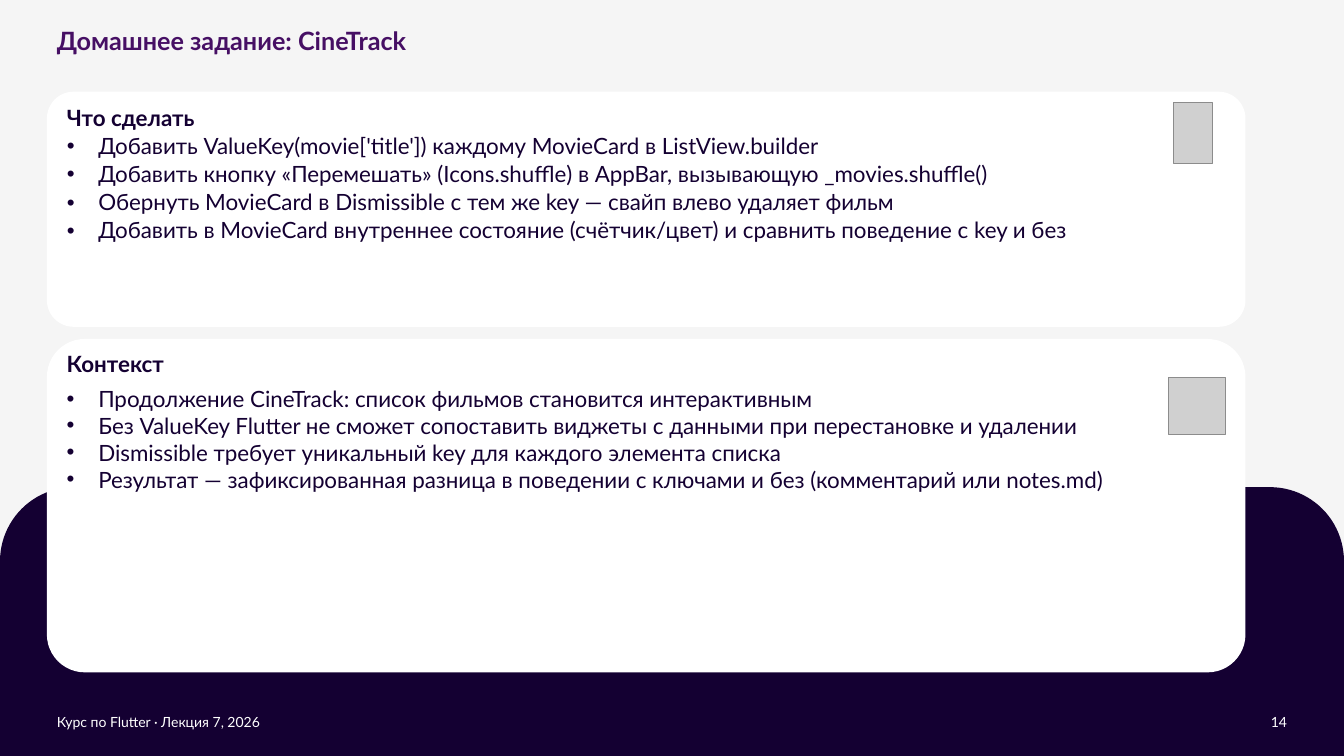
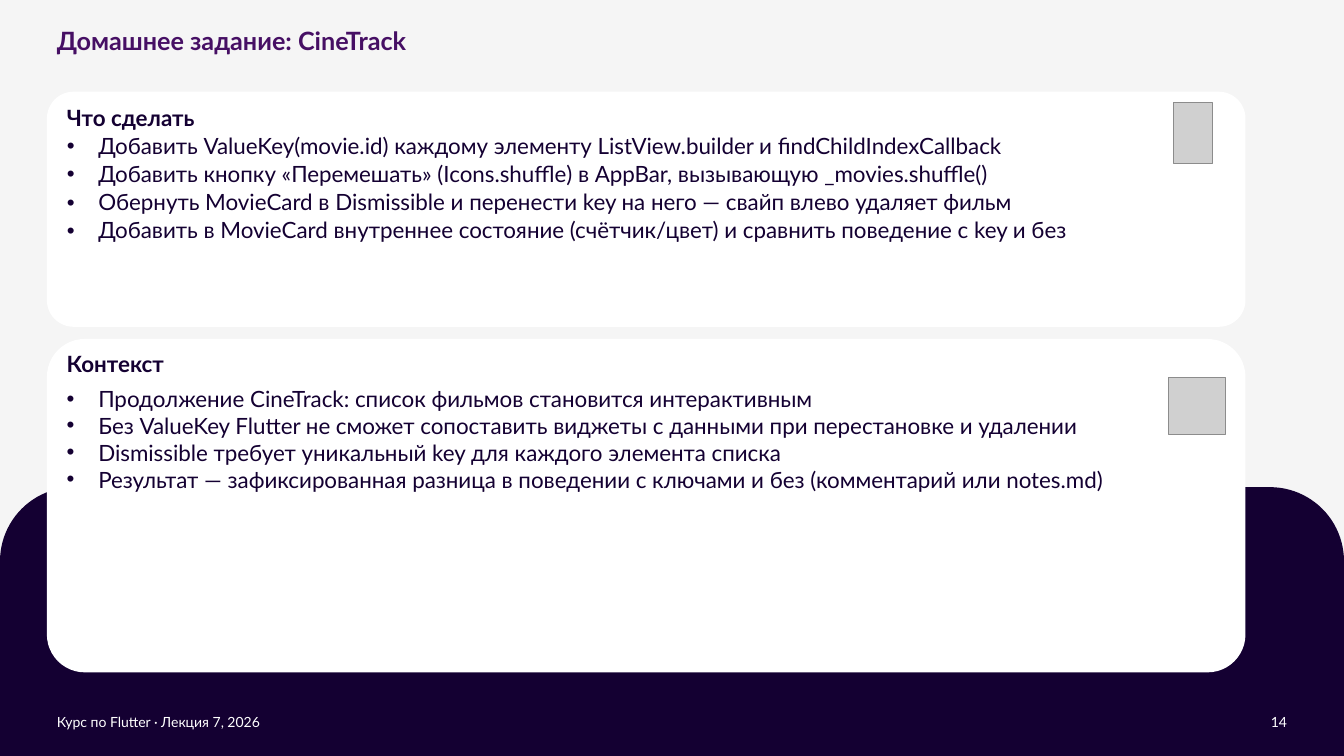
Before and after one commit to xander9112/university_flutter_course, a slide deck: slide 14 of Лекция 7 - Введение в ключи/Лекция 7 - Введение в ключи.pptx. Drawn at 1344x756 pixels with LibreOffice and Linux fonts; fonts in the diff are those of the drawing; grey boxes stand for pictures; background and template pictures are left out. Boxes give left, top, right and bottom in pixels: in the first picture for what was removed or moved away, otherwise in the second. Text is boxed around its words. In the diff, an @@ line names an element or a change of style, - is before the commit and + after.

```diff
--- a/Лекция 7 - Введение в ключи/Лекция 7 - Введение в ключи.pptx
+++ b/Лекция 7 - Введение в ключи/Лекция 7 - Введение в ключи.pptx
@@ text at (98, 137, 1002, 158): text changed @@
-• Добавить ValueKey(movie['title']) каждому MovieCard в ListView.builder
+• Добавить ValueKey(movie.id) каждому элементу ListView.builder и findChildIndexCallback
@@ text at (98, 193, 1011, 214): text changed @@
-• Обернуть MovieCard в Dismissible с тем же key — свайп влево удаляет фильм
+• Обернуть MovieCard в Dismissible и перенести key на него — свайп влево удаляет фильм
```
Also in this commit, not shown: 23 other files.
